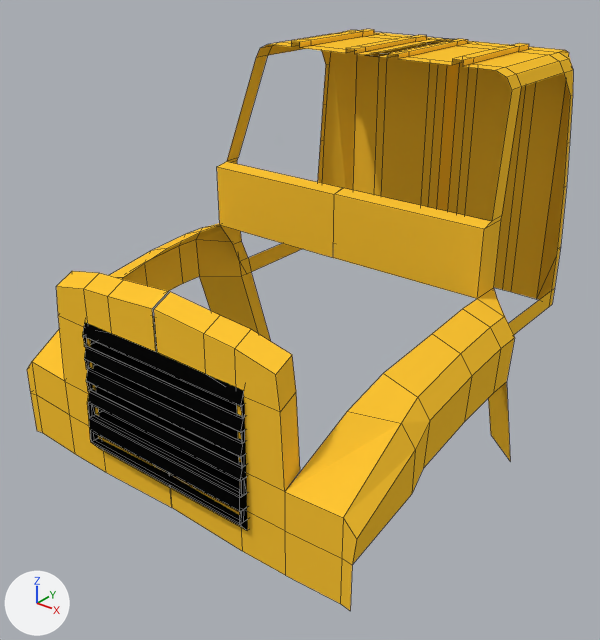
The Blender file Models/Vehicles/Land/CaterpillarCT660/CaterpillarCT660.blend as it was, and as the next commit left it.
Rendered twice from a camera (50 mm lens) standing at (5.83, -13.14, 3.77) and looking at (0.03, -5.9, -0.72). Lighting does not change. The marker at lower left points along +X, +Y and +Z. Mesh edges are drawn as thin lines.

In view in the first picture: 'Cab', 'radiator'.
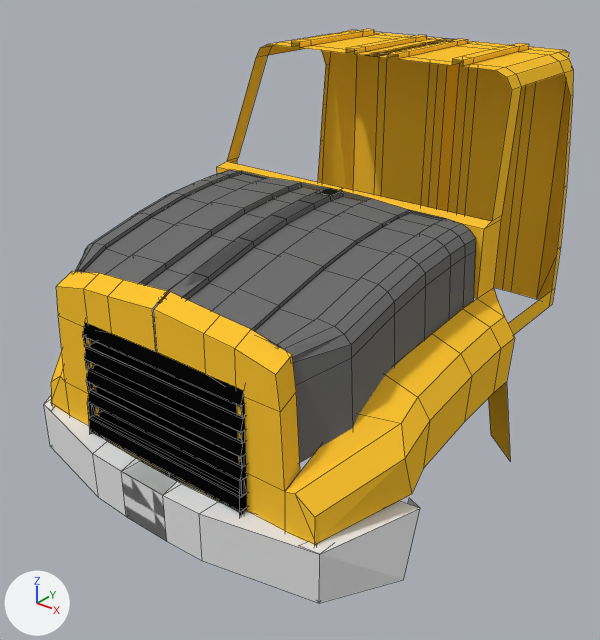
Changed parts and their boxes (x1, y1, x2, y2) in the pictures (600 x 640 px; the box of a moved part takes in the faces that stretch with it):
'Cab', reshaped, modifiers changed (11% shorter)
    before: (27, 29, 573, 610)
    after: (51, 29, 573, 546)
'Hood', added
    after: (75, 170, 476, 462)
'bumper', added
    after: (44, 396, 420, 603)
part 1 of me_plane, added
    after: (51, 29, 459, 473)
part 2 of me_plane, moved or reshaped
    before: (27, 329, 430, 610)
    after: (285, 398, 430, 546)

What the commit changed:
Material 'bumperGray' (mat_bumpergray) is new.
Its base color is (0.8, 0.8, 0.8) (white #e7e7e7).
Material 'hoodGray' (mat_hoodgray) is new.
Its base color is (0.163, 0.163, 0.163) (grey #707070).
me_plane is used by ob_cab; parent ob_caterpillarct660; location (0.0, -2.939, 2.26); scale (0.0951, 0.142, 1.0).
Verts and faces of me_plane; kept vertices keep their numbers, new ones are numbered from 160.
Before the commit, vertices of me_plane: 127 (26.4, -30.3, -3.1) at pixel (415, 449), 130 (24.8, -37.1, -3.4) at pixel (343, 517), 131 (26.4, -37.0, -3.6) at pixel (356, 539), 132 (26.1, -37.1, -3.9) at pixel (352, 565), 134 (24.8, -37.1, -3.9) at pixel (341, 558).
Before the commit, vertices of me_plane: 145 (26.1, -37.1, -4.5) at pixel (350, 611), 147 (24.8, -37.1, -4.4) at pixel (340, 603).
me_plane had 160 vertices, 111 faces and spanned x -1.0..26.4, y -37.2..3.5, z -4.7..0.1.
me_plane now has 320 vertices, 222 faces and spans x -26.4..26.4, y -37.2..3.5, z -4.7..0.1.
me_plane part 1: a new loose piece of 160 vertices spanning x -26.4..1.0, y -37.2..3.5, z -4.7..0.1, in mat_yellowcaterpillar (yellow #ffc634).
Part 2, on me_plane:
Vertex 127 moves to (26.4, -31.6, -3.1), pixel (404, 458).
Vertex 130 moves to (18.9, -37.1, -3.4), pixel (294, 493).
Vertex 131 moves to (21.3, -37.0, -3.6), pixel (314, 517).
Vertex 132 moves to (21.5, -37.1, -3.9), pixel (314, 545).
Vertex 134 moves to (21.7, -37.1, -3.9), pixel (316, 544).
Vertex 145 moves to (20.3, -37.1, -4.5).
Vertex 147 moves to (21.2, -37.1, -4.4).
Mesh me_plane_001 is new.
It has 60 vertices, 34 faces and spans x -8.0..8.0, y -1.0..1.5, z -1.4..0.0.
It uses material mat_bumpergray (white #e7e7e7).
Mesh me_plane_002 is new.
It has 105 vertices, 83 faces and spans x -1.0..17.8, y -22.0..1.1, z -1.8..0.0.
It uses material mat_hoodgray (grey #707070).
Object 'Cab' (ob_cab) loses its MIRROR modifier named 'Mirror'.
Object 'bumper' (ob_bumper) is new; it shows me_plane_001.
Its parent is ob_caterpillarct660.
Its matrix parent inverse is Matrix(((1.0, 0.0, 0.0, 0.0), (0.0, 1.0, 0.0, -2.009), (0.0, 0.0, 1.0, 0.0), (0.0, 0.0, 0.0, 1.0))).
Its location is (-0.00322, -8.557, -1.961).
Its rotation in degrees is (90, 0, 0).
Its scale is (0.329, 0.307, 1.0).
Object 'Hood' (ob_hood) is new; it shows me_plane_002.
Its parent is ob_caterpillarct660.
Its matrix parent inverse is Matrix(((1.0, 0.0, 0.0, 0.0), (0.0, 1.0, 0.0, -2.009), (0.0, 0.0, 1.0, 0.0), (0.0, 0.0, 0.0, 1.0))).
Its location is (0.00807, -5.315, 0.775).
Its scale is (0.111, 0.123, 1.0).
It gains a MIRROR modifier named 'Mirror'.
